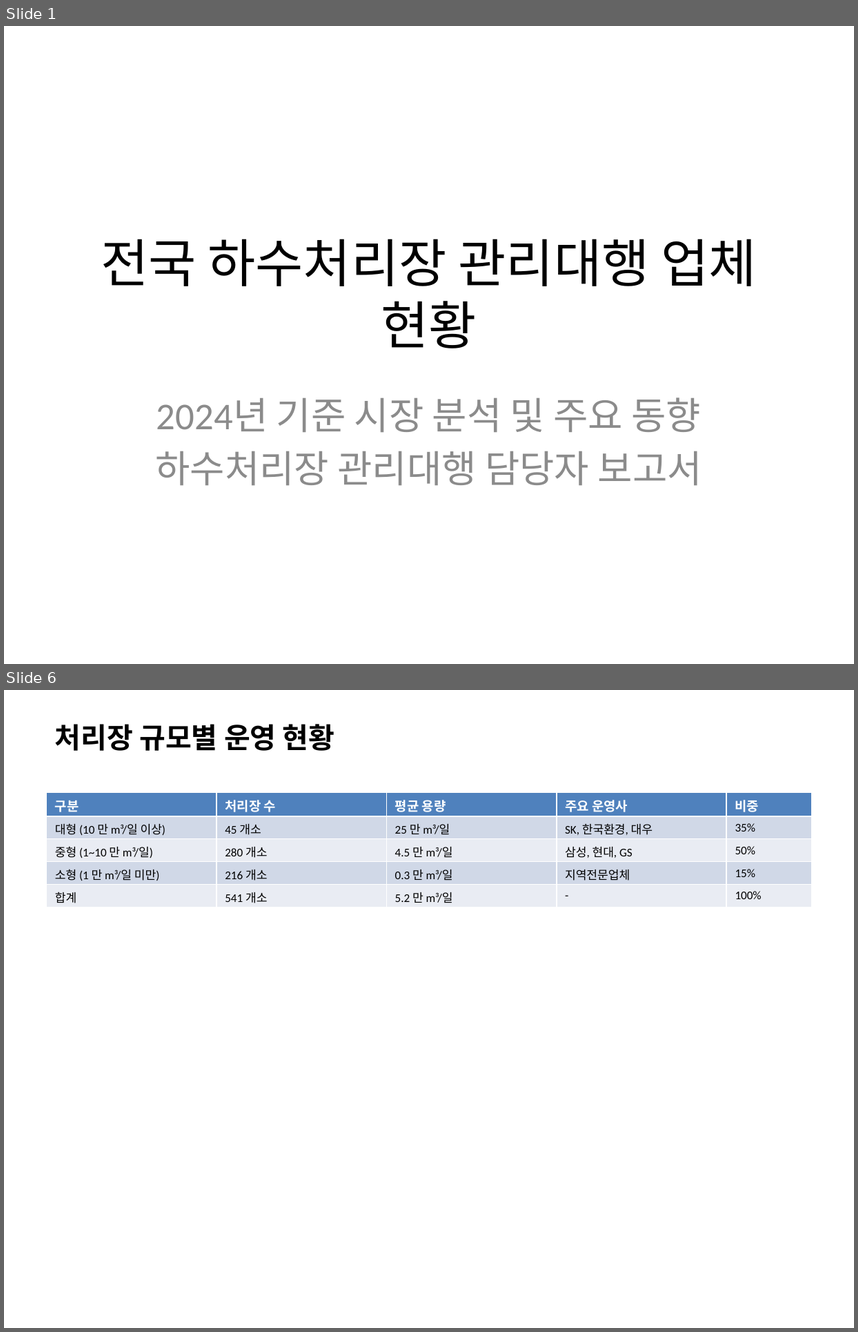
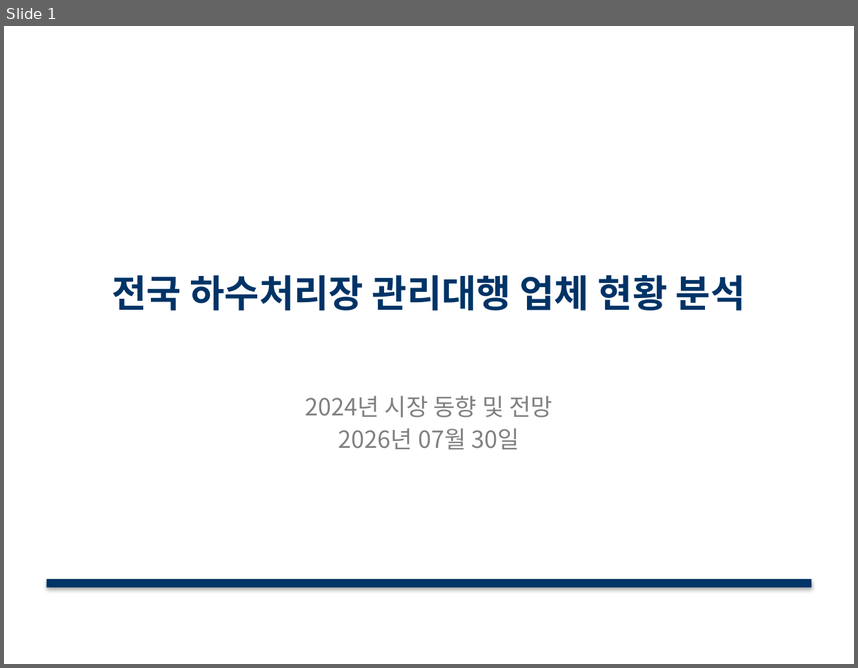
Before and after one commit to leeinho1983-rgb/my-first-project, a slide deck: 하수처리장_관리대행_업체_현황.pptx. Shown one above the other, each under a label of ours: slides 1 and 6 before the commit, slide 1 after it; the slides between them are not shown. The pictures are 858x1332 and 858x668 pixels, drawn with LibreOffice and Linux fonts; fonts in the diff are those of the drawing. Boxes give left, top, right and bottom in pixels: in the first picture for what was removed or moved away, otherwise in the second. Text is boxed around its words. In the diff, an @@ line names an element or a change of style, - is before the commit and + after.

```diff
--- a/하수처리장_관리대행_업체_현황.pptx
+++ b/하수처리장_관리대행_업체_현황.pptx
@@ slide 6 removed at <box>4,690,854,1328</box>, background #FFFFFF @@
@@ text removed at <box>55,724,335,751</box> @@
-처리장 규모별 운영 현황
@@ table removed at <box>47,792,811,906</box>, 5 rows, 5 columns @@
-구분 | 처리장 수 | 평균 용량 | 주요 운영사 | 비중
-대형 (10 만 m³/일 이상) | 45 개소 | 25 만 m³/일 | SK, 한국환경, 대우 | 35%
-중형 (1~10 만 m³/일) | 280 개소 | 4.5 만 m³/일 | 삼성, 현대, GS | 50%
-소형 (1 만 m³/일 미만) | 216 개소 | 0.3 만 m³/일 | 지역전문업체 | 15%
-합계 | 541 개소 | 5.2 만 m³/일 | - | 100%
@@ slide 1 changed as well @@
@@ title at <box>112,274,746,310</box>: text changed; size 44 to 32 pt; font Calibri to Noto Sans CJK KR; text colour #000000 to #003366; bold on @@
-전국 하수처리장 관리대행 업체 현황
+전국 하수처리장 관리대행 업체 현황 분석
@@ subtitle at <box>305,395,553,450</box>: text changed; size 32 to 20 pt; font Calibri to Noto Sans CJK KR; text colour #8C8C8C to #808080 @@
-2024년 기준 시장 분석 및 주요 동향
-하수처리장 관리대행 담당자 보고서
+2024년 시장 동향 및 전망
+2026년 07월 30일
@@ rectangle added at <box>47,579,811,587</box>, fill #003366 @@
```
Also in this commit, not shown: 4 other slides changed, 5 slides added, 4 other slides removed, 2 other files.
